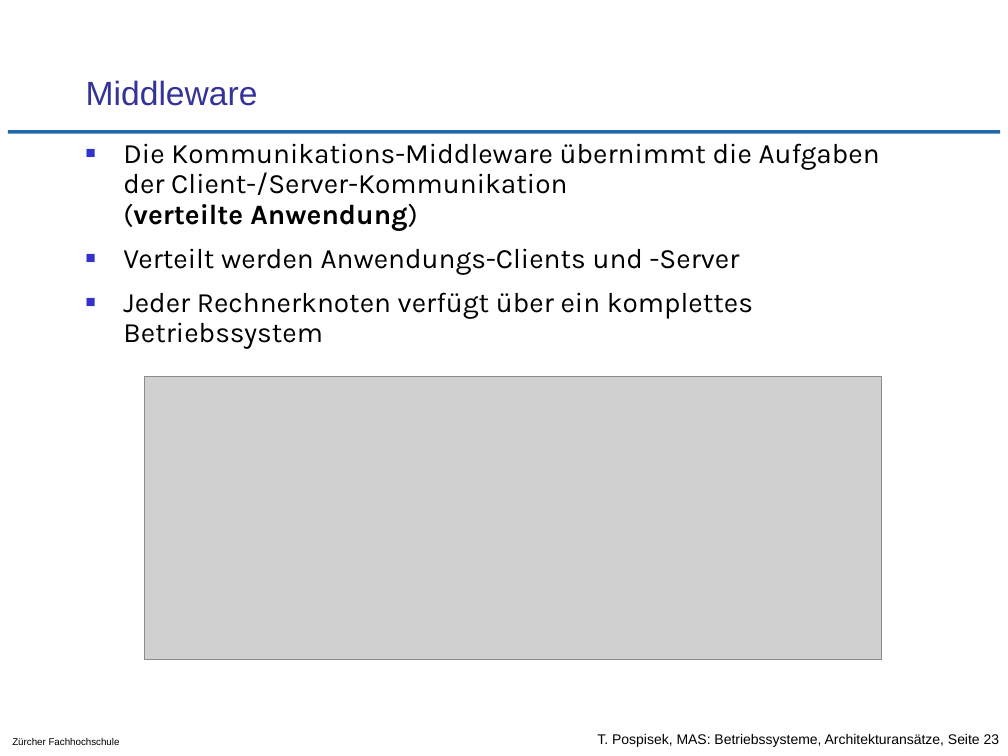
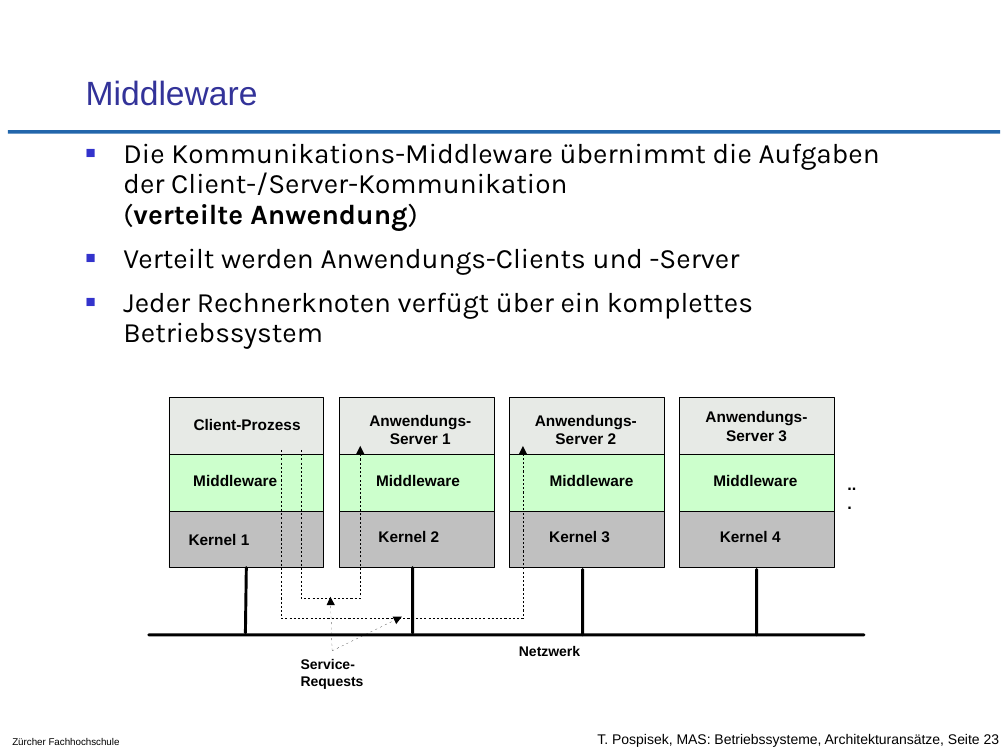
Before and after one commit to tpo/betriebssysteme, a slide deck: slide 23 of 02-2_Architekturansätze.odp. Drawn at 1008x756 pixels with LibreOffice and Linux fonts; fonts in the diff are those of the drawing; grey boxes stand for pictures; background and template pictures are left out. Boxes give left, top, right and bottom in pixels: in the first picture for what was removed or moved away, otherwise in the second. Text is boxed around its words. In the diff, an @@ line names an element or a change of style, - is before the commit and + after.

Commit message:
kleine Verbesserungen
- S. 6     - erwähnt das Hypervisormode Ring -1 ist
- S. 13    - "Service Request" in Diagram an lesbarere Stelle verschoben
- S. 14/15 - s/Weitere Libraries/Libraries/
- S. 17    - kleinere Fontsize, damit Text in Diagram passt
- S. 23    - EMF Diagram mit ODG ersetzt (hurra!)

```diff
--- a/02-2_Architekturansätze.odp
+++ b/02-2_Architekturansätze.odp
@@ picture removed at (144,377,882,660) @@
@@ group added at (149,397,864,689): 24 freeform shapes, 15 texts, 5 lines, 4 ellipses, 2 elbow arrows, 2 arrows @@
+...
+Client-Prozess
+Anwendungs-
+Server 1
+Anwendungs-
+Server 2
+Anwendungs-
+Server 3
+Middleware
+Middleware
+Middleware
+Middleware
+Kernel 2
+Kernel 3
+Kernel 4
+Kernel 1
+Netzwerk
+Service-
+Requests
```
Also in this commit, not shown: 5 other slides changed.
